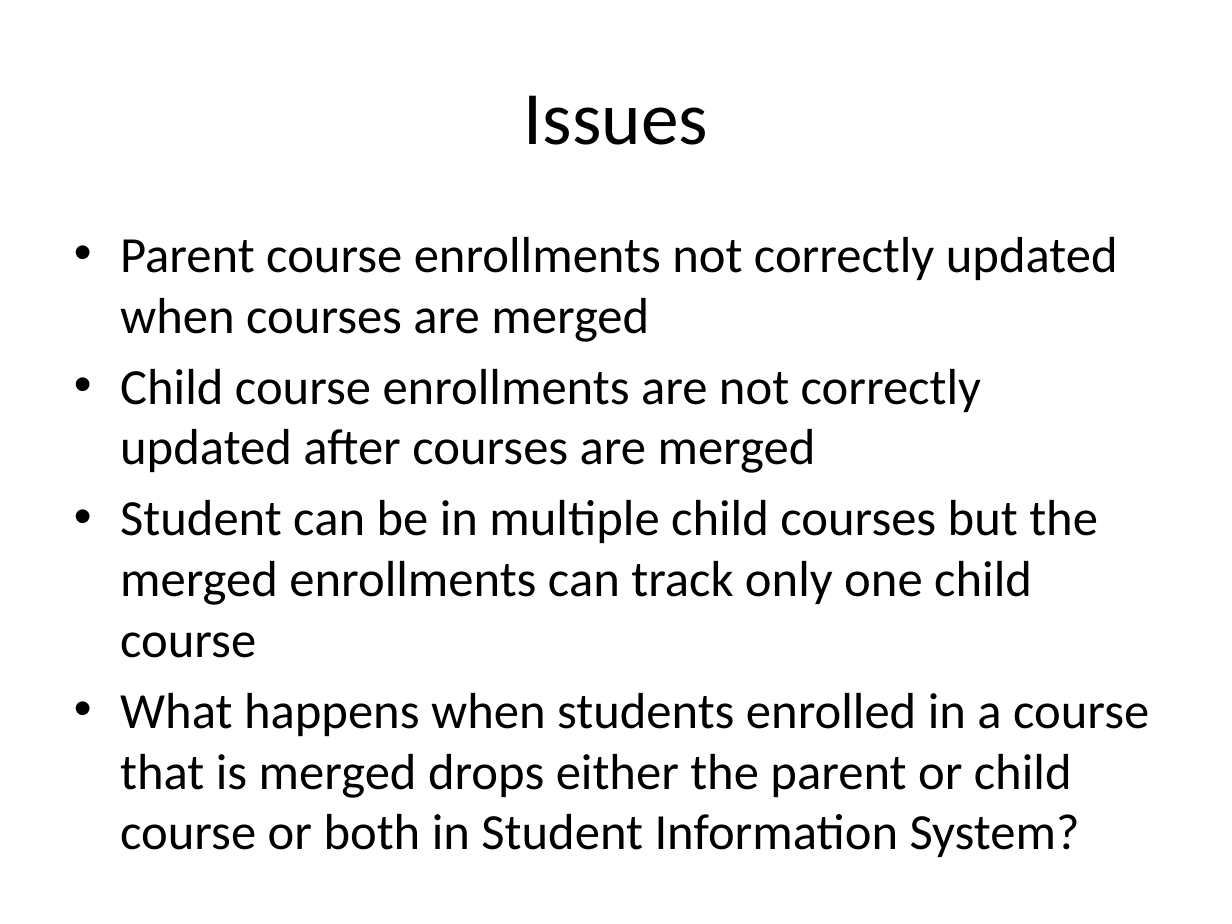
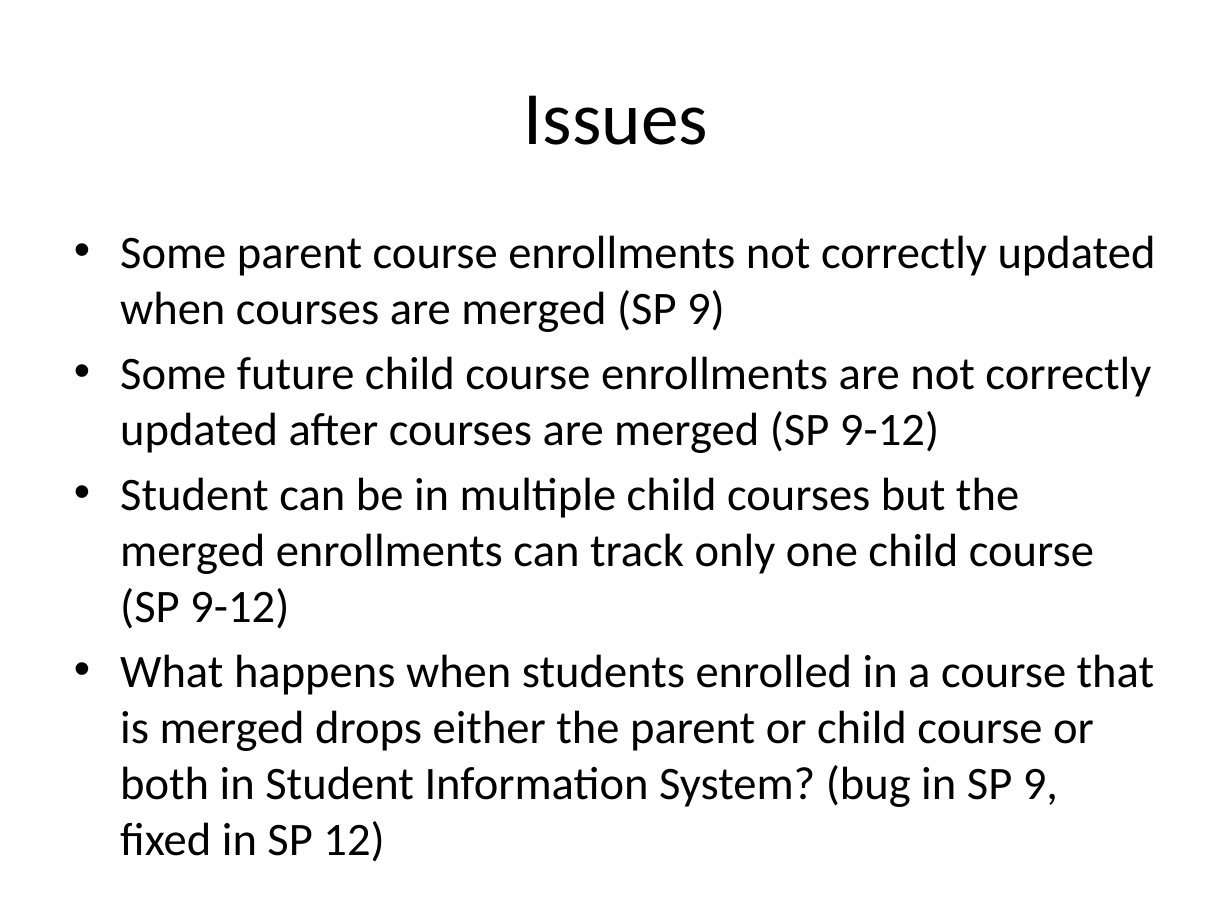
Before and after one commit to phillips1021/bbdevcon13, a slide deck: slide 15 of Course Merge.pptx. Drawn at 1232x924 pixels with LibreOffice and Linux fonts; fonts in the diff are those of the drawing. Boxes give left, top, right and bottom in pixels: in the first picture for what was removed or moved away, otherwise in the second. Text is boxed around its words. In the diff, an @@ line names an element or a change of style, - is before the commit and + after.

Commit message:
improved wording on issues slide

```diff
--- a/Course Merge.pptx
+++ b/Course Merge.pptx
@@ text at <box>120,235,1156,807</box>: text changed; size 29.6 to 27.2 pt @@
-• Parent course enrollments not correctly updated when courses are merged
-• Child course enrollments are not correctly updated after courses are merged
-• Student can be in multiple child courses but the merged enrollments can track only one child course
-• What happens when students enrolled in a course that is merged drops either the parent or child course or both in Student Information System?
+• Some parent course enrollments not correctly updated when courses are merged (SP 9)
+• Some future child course enrollments are not correctly updated after courses are merged (SP 9-12)
+• Student can be in multiple child courses but the merged enrollments can track only one child course (SP 9-12)
+• What happens when students enrolled in a course that is merged drops either the parent or child course or both in Student Information System? (bug in SP 9, fixed in SP 12)
```
Also in this commit, not shown: 2 other slides changed, 1 other file.
